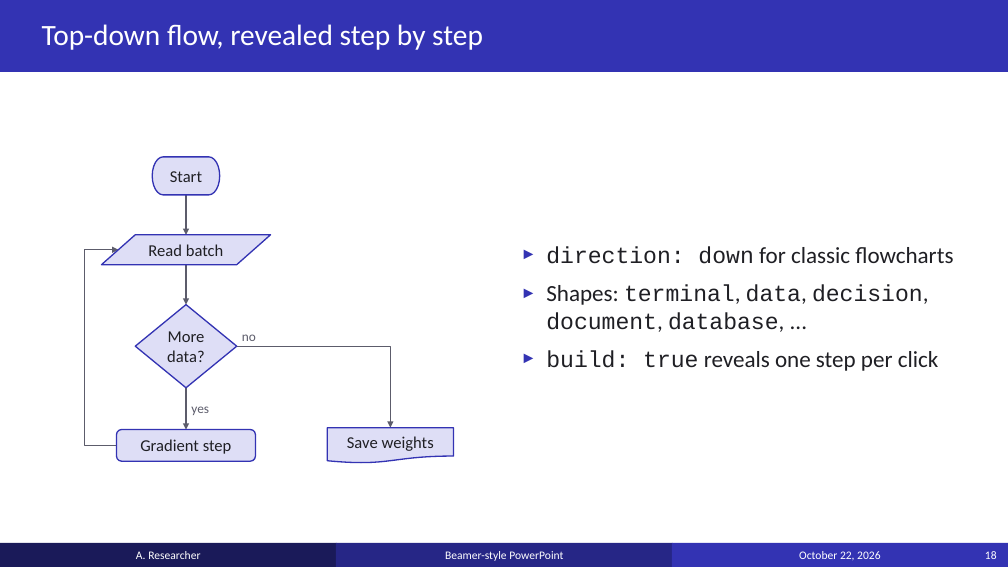
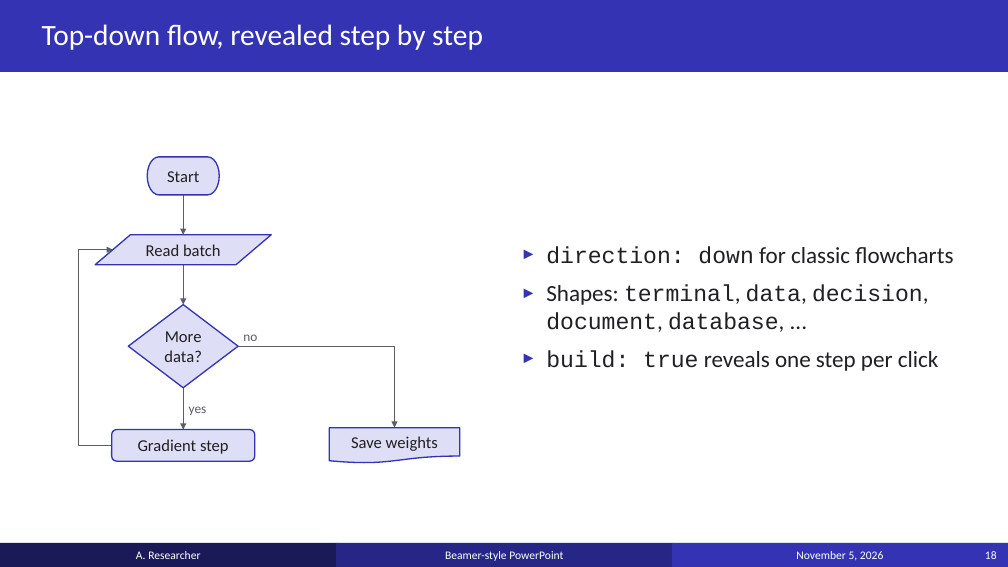
Before and after one commit to anoted/ppt-templated, a slide deck: slide 18 of examples/example_deck.pptx. Drawn at 1008x567 pixels with LibreOffice and Linux fonts; fonts in the diff are those of the drawing. Boxes give left, top, right and bottom in pixels: in the first picture for what was removed or moved away, otherwise in the second. Text is boxed around its words. In the diff, an @@ line names an element or a change of style, - is before the commit and + after.

```diff
--- a/examples/example_deck.pptx
+++ b/examples/example_deck.pptx
@@ pill shape "Start": place and size @@
-pill shape "Start" at <box>152,157,219,194</box>
+pill shape "Start" at <box>147,157,219,194</box>
@@ flow chart input output "Read batch": place and size @@
-flow chart input output "Read batch" at <box>101,235,271,265</box>
+flow chart input output "Read batch" at <box>95,235,271,265</box>
@@ 3 arrows, 1 rounded rectangle, 1 elbow arrow: place and size @@
-3 arrows, 1 rounded rectangle, 1 elbow arrow at <box>85,195,256,461</box>
+3 arrows, 1 rounded rectangle, 1 elbow arrow at <box>79,195,255,461</box>
@@ diamond "More data?": place and size @@
-diamond "More data?" at <box>135,305,237,388</box>
+diamond "More data?" at <box>129,305,238,388</box>
@@ elbow arrow moved from (237, 346) - (390, 428) to (238, 346) - (395, 428) @@
@@ flow chart document "Save weights": place and size @@
-flow chart document "Save weights" at <box>327,428,454,464</box>
+flow chart document "Save weights" at <box>329,428,460,464</box>
@@ text in rectangle at <box>796,551,883,560</box>: text changed @@
-October 22, 2026
+November 5, 2026
```
Also in this commit, not shown: 22 other slides changed, 6 slides added, 34 other files.
